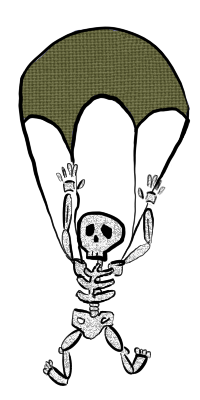
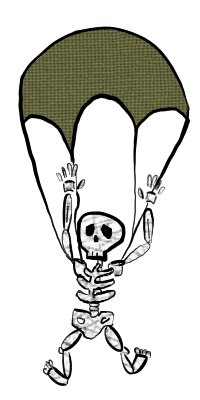
Layered file, before and after one edit (200x400). Changes by layer:
"Paint Layer 5": opacity 31% → 84%, painted on it over (43, 164, 164, 386)
painted on "Paint Layer 1" over (43, 164, 164, 386)
painted on "WhiteColor" over (43, 164, 164, 386)
